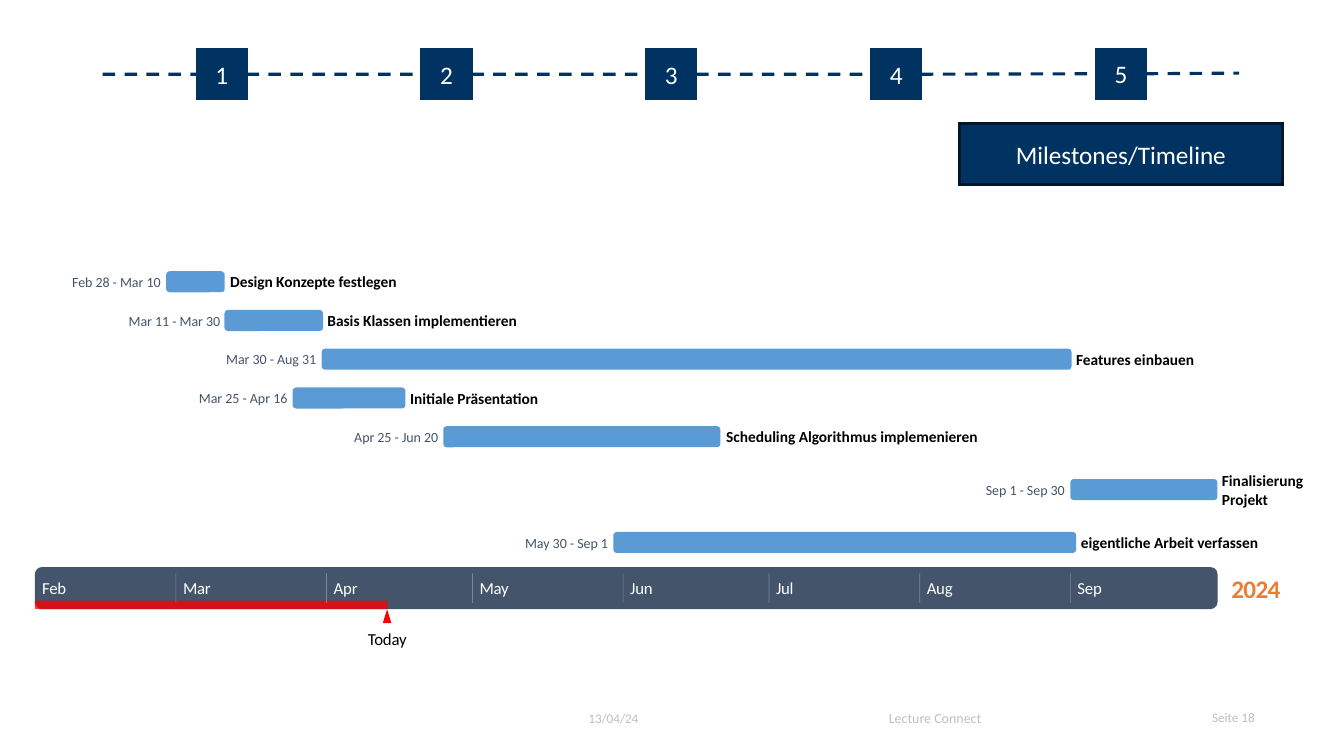
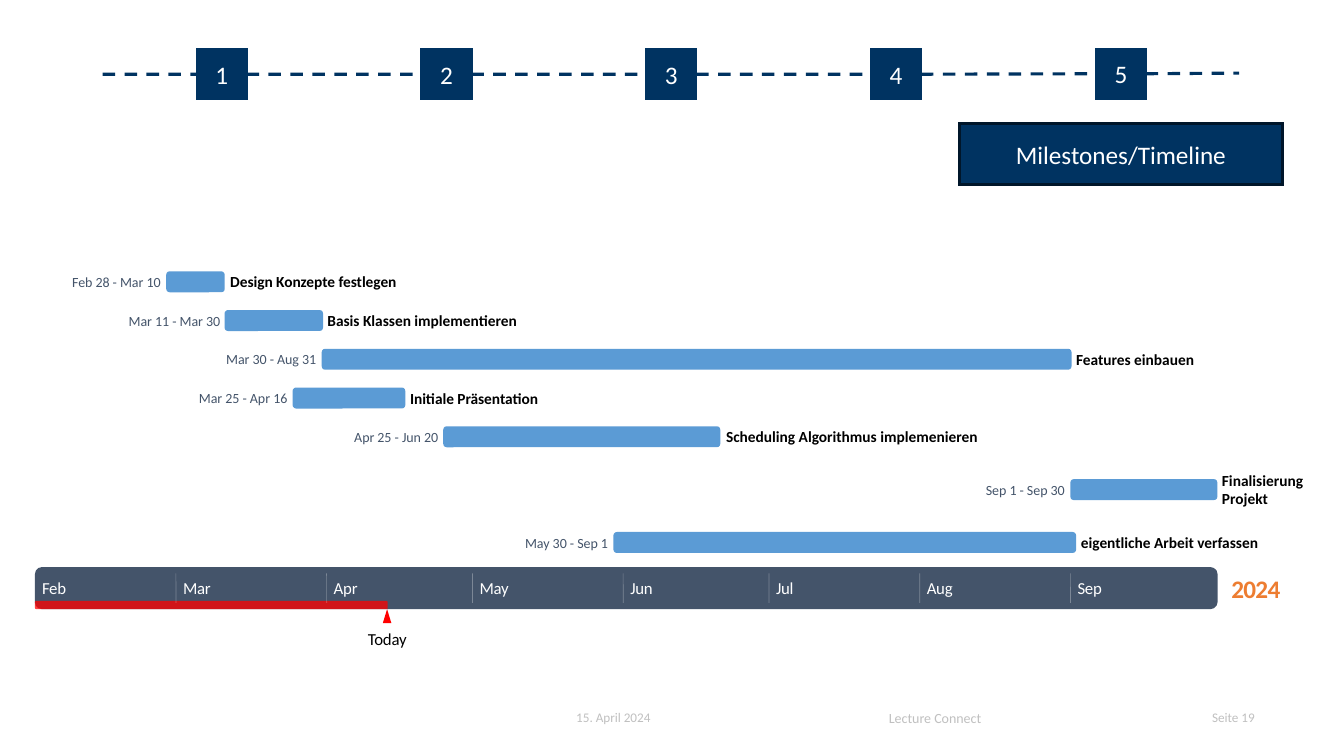
Before and after one commit to Darkuna/Lecture-Connect, a slide deck: slide 19 of Doku/Initiale Präsentation/lecture-connect-initial-fin.pptx (slide 18 before the commit). Drawn at 1344x756 pixels with LibreOffice and Linux fonts; fonts in the diff are those of the drawing; background and template pictures are left out. Boxes give left, top, right and bottom in pixels: in the first picture for what was removed or moved away, otherwise in the second. Text is boxed around its words. In the diff, an @@ line names an element or a change of style, - is before the commit and + after.

```diff
--- a/Doku/Initiale Präsentation/lecture-connect-initial-fin.pptx
+++ b/Doku/Initiale Präsentation/lecture-connect-initial-fin.pptx
@@ rounded rectangle at (x1=35, y1=568, x2=1218, y2=610): proportions changed @@
@@ text at (x1=576, y1=713, x2=651, y2=724): text changed @@
-13/04/24
+15. April 2024
```
Also in this commit, not shown: 17 other slides changed, 2 slides added, 1 slide removed, 1 other file.
